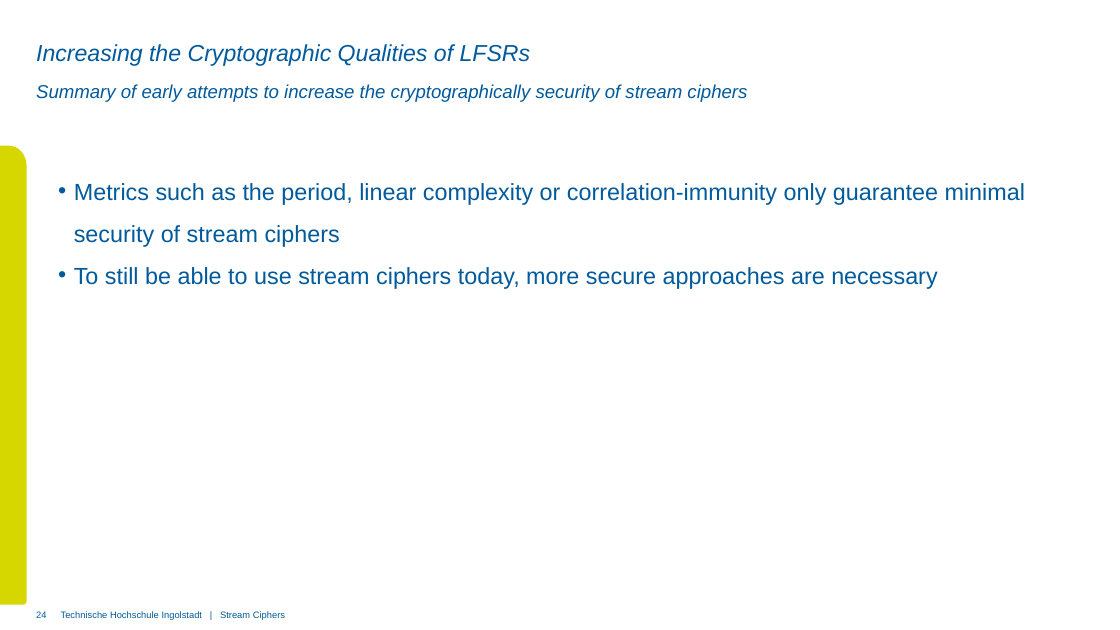
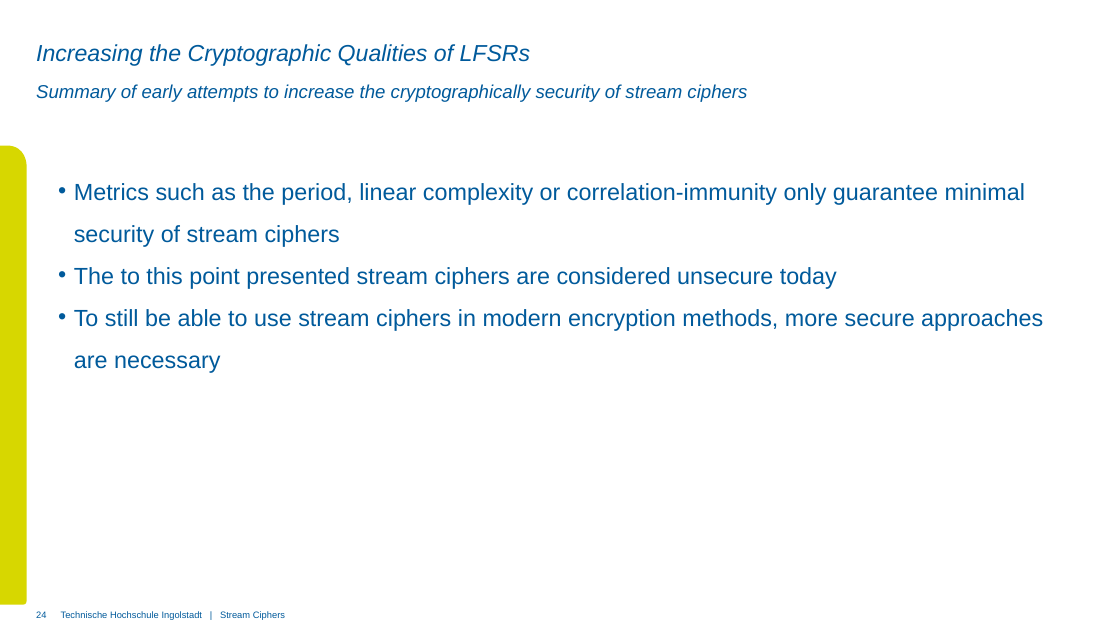
Before and after one commit to xThale/crypto-stream-ciphers, a slide deck: slide 24 of Präsentation/Presentation Unmerged Simon.pptx. Drawn at 1120x630 pixels with LibreOffice and Linux fonts; fonts in the diff are those of the drawing; background and template pictures are left out. Boxes give left, top, right and bottom in pixels: in the first picture for what was removed or moved away, otherwise in the second. Text is boxed around its words. In the diff, an @@ line names an element or a change of style, - is before the commit and + after.

```diff
--- a/Präsentation/Presentation Unmerged Simon.pptx
+++ b/Präsentation/Presentation Unmerged Simon.pptx
@@ text at [74, 267, 1043, 373]: text changed @@
-• To still be able to use stream ciphers today, more secure approaches are necessary
+• The to this point presented stream ciphers are considered unsecure today
+• To still be able to use stream ciphers in modern encryption methods, more secure approaches are necessary
```
Also in this commit, not shown: 2 other slides changed.
